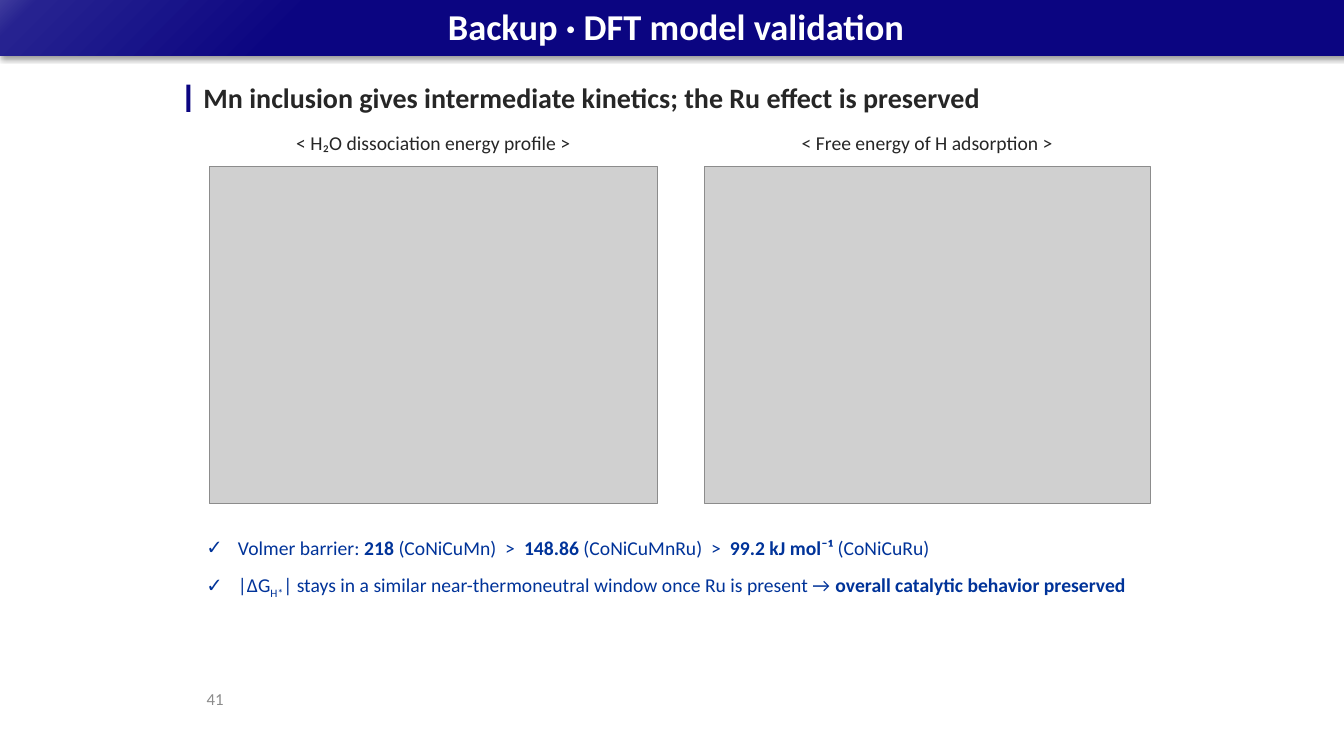
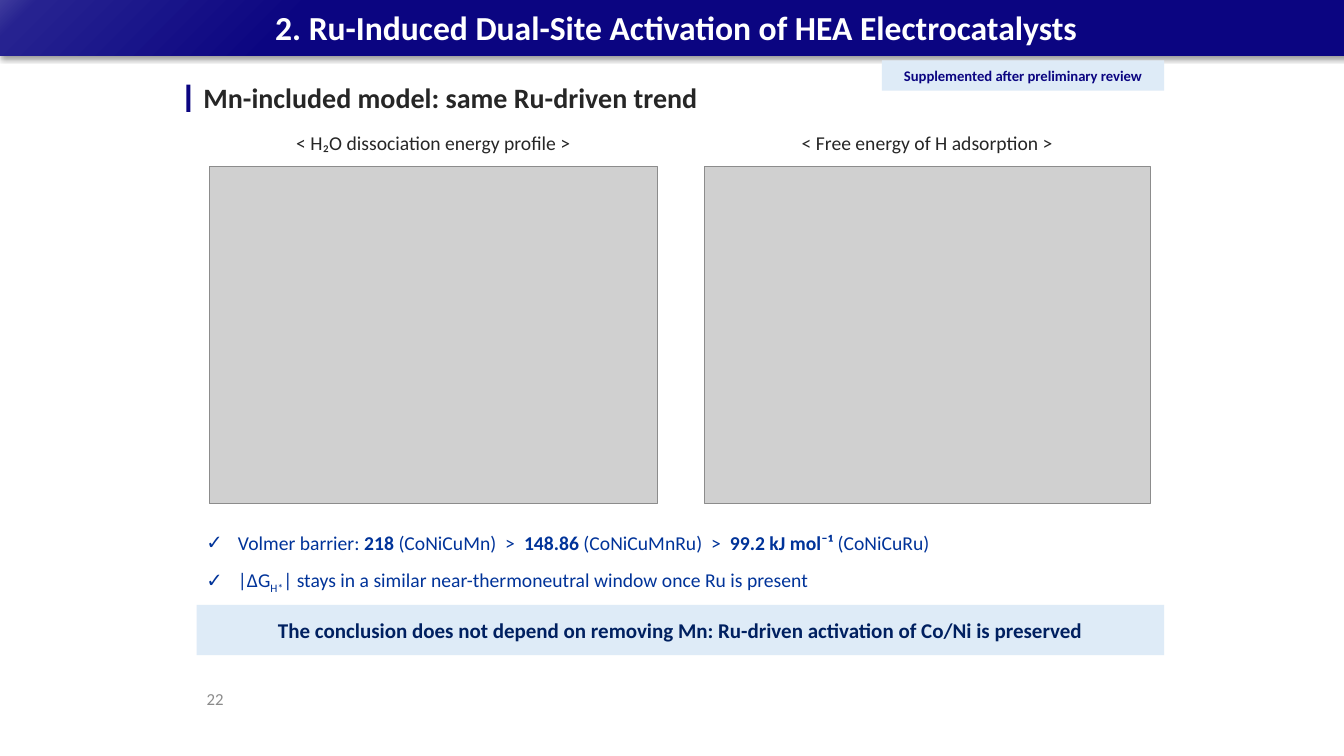
Before and after one commit to limsj0204/letter, a slide deck: slide 22 of 학위논문_디펜스_발표자료_5시료.pptx (slide 41 before the commit). Drawn at 1344x756 pixels with LibreOffice and Linux fonts; fonts in the diff are those of the drawing; grey boxes stand for pictures. Boxes give left, top, right and bottom in pixels: in the first picture for what was removed or moved away, otherwise in the second. Text is boxed around its words. In the diff, an @@ line names an element or a change of style, - is before the commit and + after.

```diff
--- a/학위논문_디펜스_발표자료_5시료.pptx
+++ b/학위논문_디펜스_발표자료_5시료.pptx
@@ title at (x1=275, y1=16, x2=1077, y2=46): text changed; size 26 to 24 pt @@
-Backup · DFT model validation
+2. Ru-Induced Dual-Site Activation of HEA Electrocatalysts
@@ text at (x1=203, y1=88, x2=697, y2=108): text changed @@
-Mn inclusion gives intermediate kinetics; the Ru effect is preserved
+Mn-included model: same Ru-driven trend
@@ rectangle added at (x1=882, y1=60, x2=1165, y2=91), fill #DEEBF7, 10.5 pt, text #0B0581, bold @@
+Supplemented after preliminary review
@@ text at (x1=297, y1=573, x2=808, y2=590): text changed @@
-✓ |ΔGH*| stays in a similar near-thermoneutral window once Ru is present → overall catalytic behavior preserved
+✓ |ΔGH*| stays in a similar near-thermoneutral window once Ru is present
@@ rectangle added at (x1=197, y1=605, x2=1165, y2=655), fill #DEEBF7, 15 pt, text #002060, bold @@
+The conclusion does not depend on removing Mn: Ru-driven activation of Co/Ni is preserved
@@ page number at (x1=207, y1=694, x2=224, y2=705): text changed @@
-41
+22
```
Also in this commit, not shown: 2 other slides changed, 2 slides removed.
